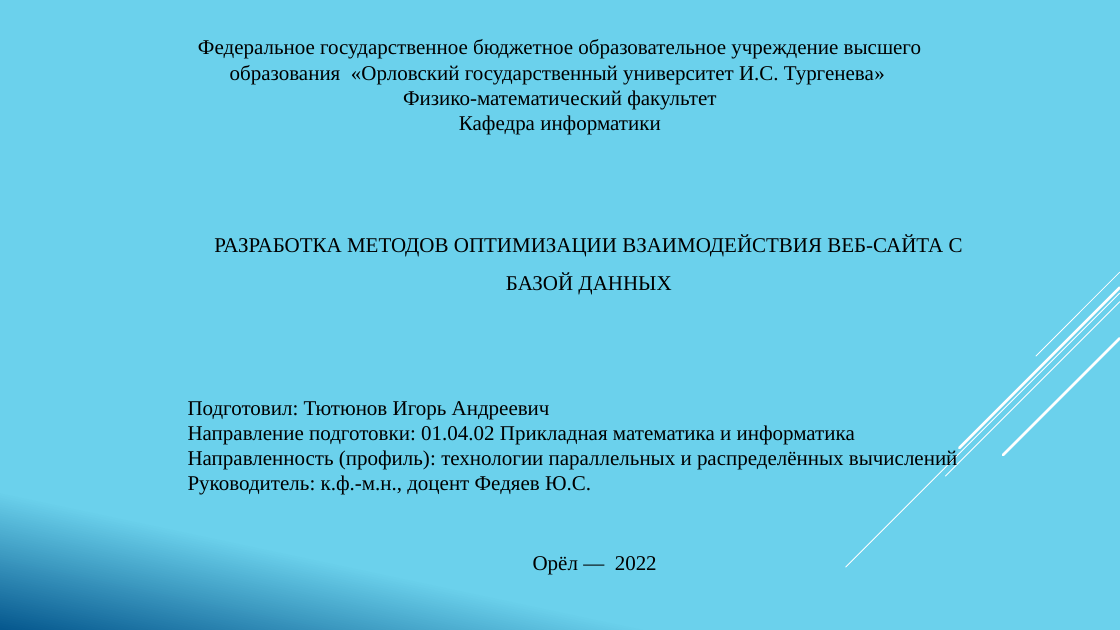
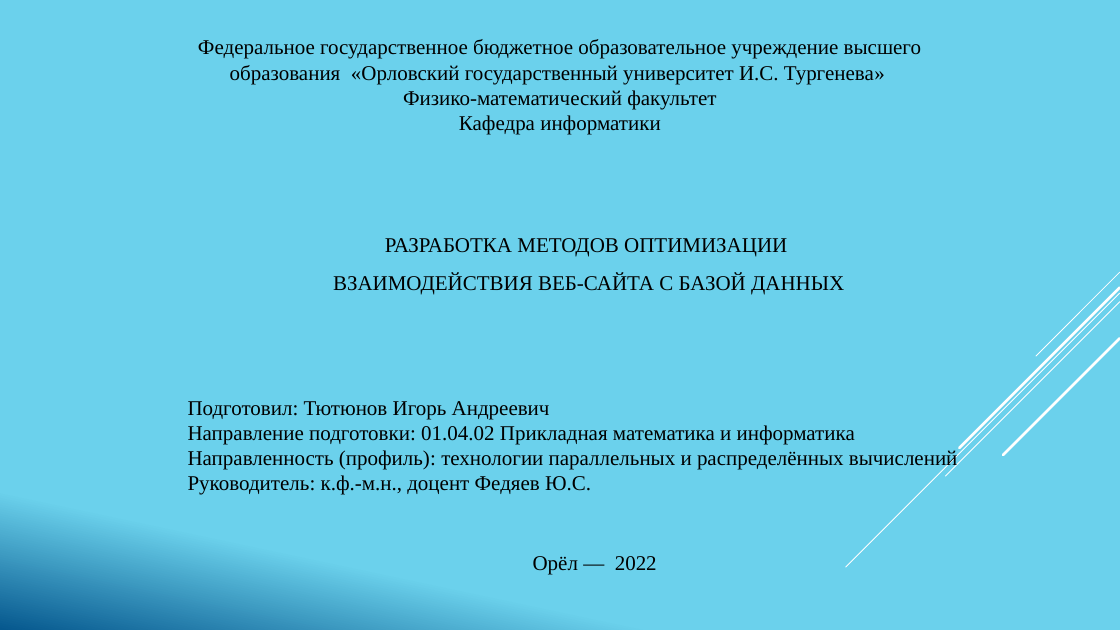
Before and after one commit to IgorTyutyunov/-, a slide deck: slide 1 of ВКР_5.pptx. Drawn at 1120x630 pixels with LibreOffice and Linux fonts; fonts in the diff are those of the drawing. Boxes give left, top, right and bottom in pixels: in the first picture for what was removed or moved away, otherwise in the second. Text is boxed around its words. In the diff, an @@ line names an element or a change of style, - is before the commit and + after.

```diff
--- a/ВКР_5.pptx
+++ b/ВКР_5.pptx
@@ text at <box>333,238,844,295</box>: text changed @@
-РАЗРАБОТКА МЕТОДОВ ОПТИМИЗАЦИИ ВЗАИМОДЕЙСТВИЯ ВЕБ-САЙТА С БАЗОЙ ДАННЫХ
+РАЗРАБОТКА МЕТОДОВ ОПТИМИЗАЦИИ
+ВЗАИМОДЕЙСТВИЯ ВЕБ-САЙТА С БАЗОЙ ДАННЫХ
```
Also in this commit, not shown: 2 other slides changed.
